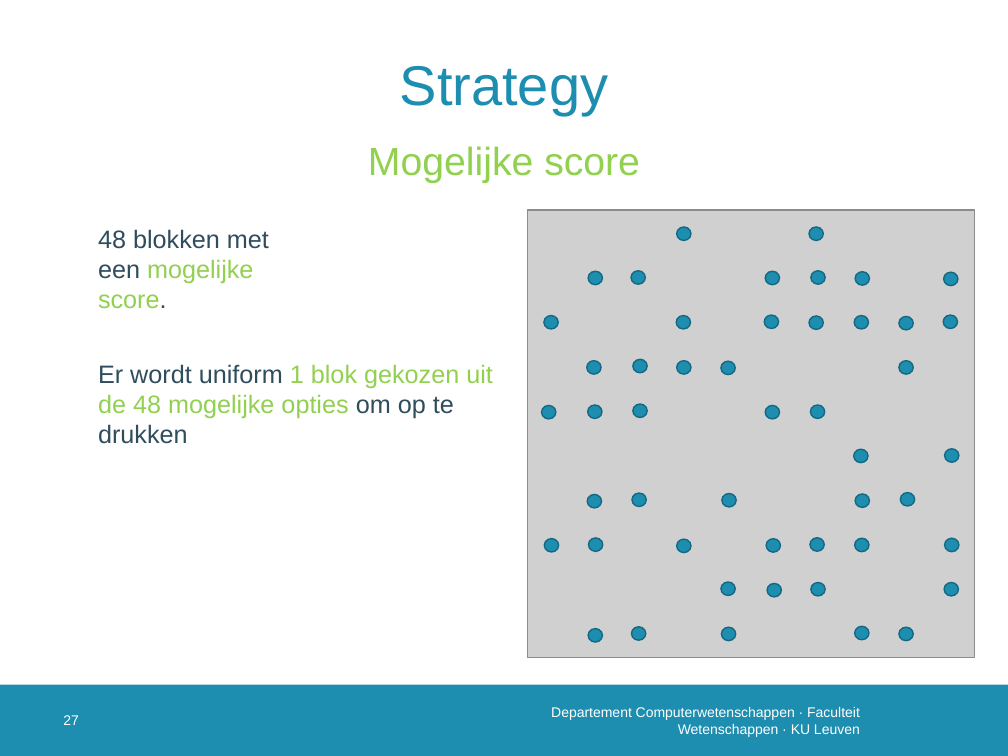
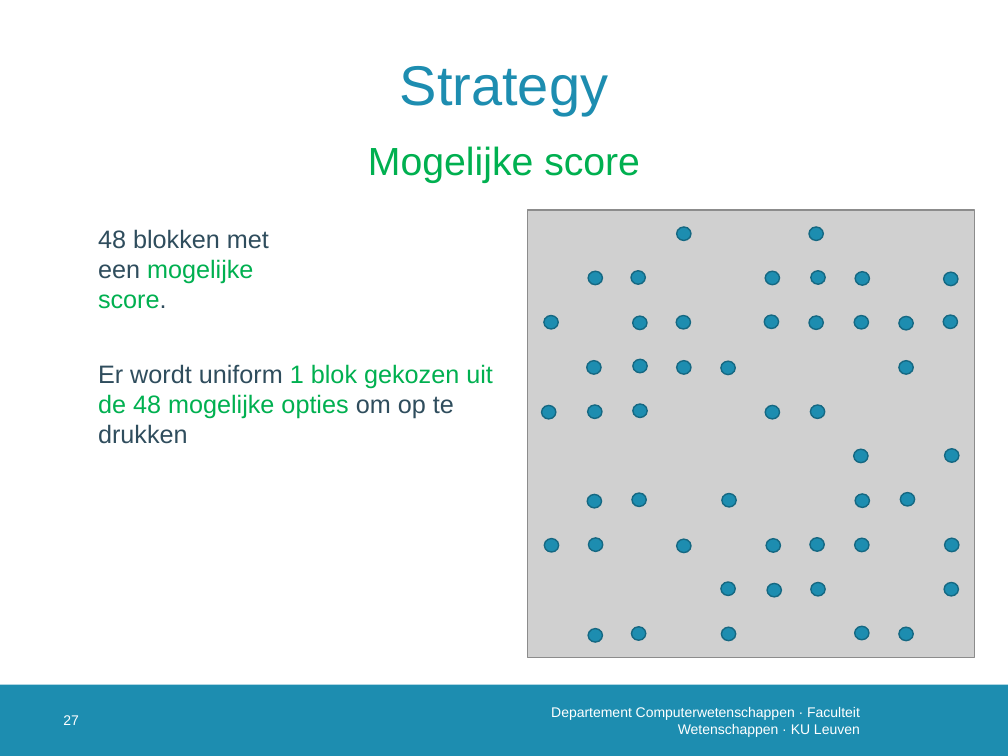
Before and after one commit to susverwimp/T208-Probabilistic-Programming-A-Case-Study, a slide deck: slide 28 of thesis/presentations/2 second/secondv3.pptx. Drawn at 1008x756 pixels with LibreOffice and Linux fonts; fonts in the diff are those of the drawing; grey boxes stand for pictures; background and template pictures are left out. Boxes give left, top, right and bottom in pixels: in the first picture for what was removed or moved away, otherwise in the second. Text is boxed around its words. In the diff, an @@ line names an element or a change of style, - is before the commit and + after.

```diff
--- a/thesis/presentations/2 second/secondv3.pptx
+++ b/thesis/presentations/2 second/secondv3.pptx
@@ text "Mogelijke score" at [368, 146, 640, 183]: text colour #92D050 to #00B050 @@
@@ text "48 blokken met een mogelijke ..." at [98, 229, 269, 309]: text colour #92D050 to #00B050 in "mogelijke score." @@
@@ ellipse added at [633, 317, 647, 330], fill #1D8DB0, outline #156882 1 pt @@
@@ text "Er wordt uniform 1 blok ..." at [98, 364, 493, 444]: text colour #92D050 to #00B050 in "1 blok gekozen uit de 48 mogelijke ..." @@
```
Also in this commit, not shown: 2 other slides changed, 2 slides added, 2 other files.
